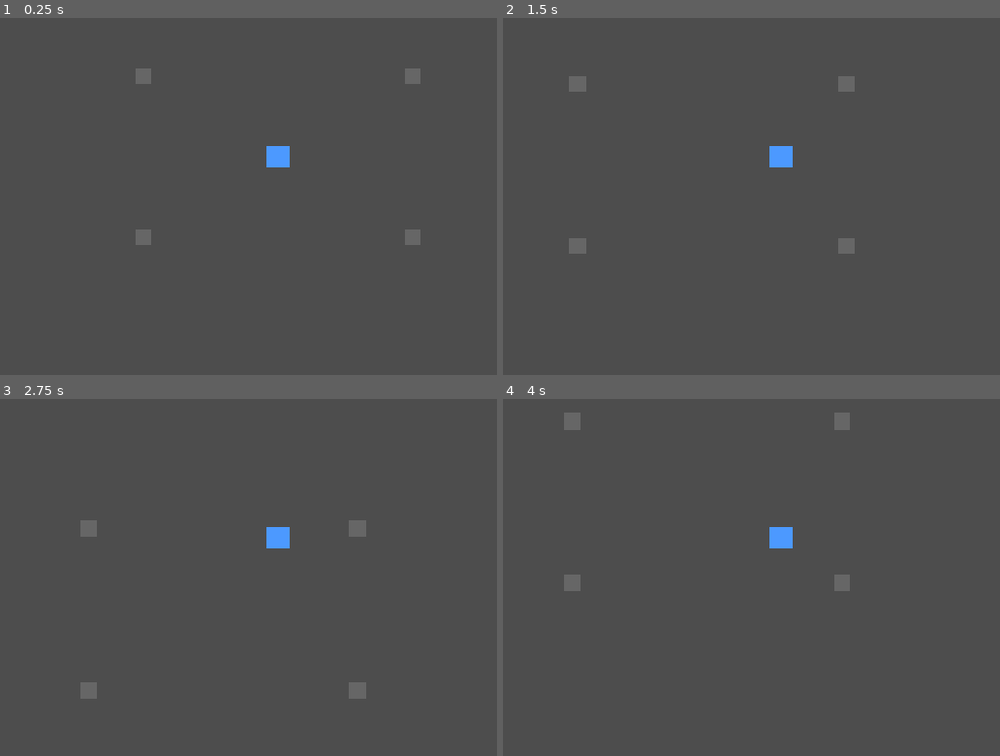
Above: before the commit, frames 1-4 (two rows, left to right).
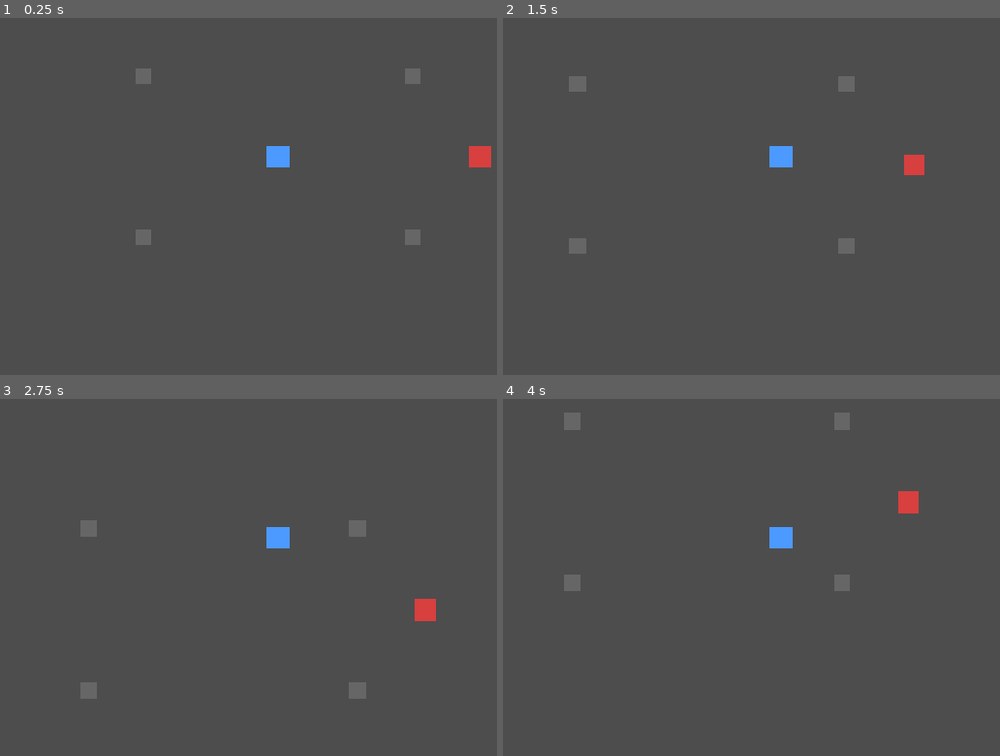
Above: after the commit, the same moments.

Repository: a07030601-sys/woodgame
Game: Godot game, scene res://scenes/main.tscn
Two runs of this game, one before a commit and one after it. Both use one fixed random seed, a clock stepped at 60 frames per second and the inputs below.
Inputs (mouse positions are in pixels of both pictures, inside the frame that each line leads up to):
- Up to frame 1 (0.25 s): no input
- Up to frame 2 (1.5 s): tap Enter at 0.5 s; move the mouse to (950, 135) at 0.52 s; press the mouse at (950, 135) at 0.53 s; move the mouse to (627, 178) at 1.27 s; release the mouse at (627, 178) at 1.28 s; click (627, 178) at 1.35 s
- Up to frame 3 (2.75 s): move the mouse to (357, 441) at 2.02 s; press the mouse at (357, 441) at 2.03 s
- Up to frame 4 (4 s): move the mouse to (741, 623) at 2.77 s; release the mouse at (741, 623) at 2.78 s; click (741, 623) at 2.85 s; move the mouse to (outside the picture) at 3.52 s; press the mouse at (outside the picture) at 3.53 s

The runs differ from the first frame. In frame 1, 0.3% of the frame differs, in the area x 94-99%, y 35-42%; in frame 2, 0.2%; in frame 3, 0.3%; in frame 4, 0.3%.

Commit message:
階段 1：點怪攻擊
Co-Authored-By: Claude Opus 5.5 <noreply@anthropic.com>

Diff:
--- a/project.godot
+++ b/project.godot
@@ -28,6 +28,10 @@
 ]
 }
 
+[layer_names]
+
+2d_physics/layer_2="enemies"
+
 [physics]
 
 3d/physics_engine="Jolt Physics"
--- a/scenes/main.tscn
+++ b/scenes/main.tscn
@@ -1,6 +1,7 @@
-[gd_scene load_steps=2 format=3]
+[gd_scene load_steps=3 format=3]
 
 [ext_resource type="PackedScene" path="res://scenes/player.tscn" id="1_player"]
+[ext_resource type="PackedScene" path="res://scenes/monster.tscn" id="2_monster"]
 
 [node name="Main" type="Node2D"]
 
@@ -27,3 +28,6 @@
 polygon = PackedVector2Array(-12, -12, 12, -12, 12, 12, -12, 12)
 
 [node name="Player" parent="." instance=ExtResource("1_player")]
+
+[node name="Monster" parent="." instance=ExtResource("2_monster")]
+position = Vector2(300, 0)
--- /dev/null
+++ b/scenes/monster.tscn
@@ -0,0 +1,18 @@
+[gd_scene load_steps=3 format=3]
+
+[ext_resource type="Script" path="res://scripts/monsters/monster.gd" id="1_monster"]
+
+[sub_resource type="RectangleShape2D" id="RectangleShape2D_monster"]
+size = Vector2(32, 32)
+
+[node name="Monster" type="CharacterBody2D" groups=["enemies"]]
+collision_layer = 2
+motion_mode = 1
+script = ExtResource("1_monster")
+
+[node name="Polygon2D" type="Polygon2D" parent="."]
+color = Color(0.85, 0.25, 0.25, 1)
+polygon = PackedVector2Array(-16, -16, 16, -16, 16, 16, -16, 16)
+
+[node name="CollisionShape2D" type="CollisionShape2D" parent="."]
+shape = SubResource("RectangleShape2D_monster")
--- a/scenes/player.tscn
+++ b/scenes/player.tscn
@@ -6,6 +6,7 @@
 radius = 14.0
 
 [node name="Player" type="CharacterBody2D"]
+collision_mask = 3
 motion_mode = 1
 script = ExtResource("1_player")
 
--- /dev/null
+++ b/scripts/monsters/monster.gd
@@ -0,0 +1,24 @@
+class_name Monster
+extends CharacterBody2D
+
+const FLASH_DURATION: float = 0.15
+
+var _base_color: Color = Color.WHITE
+var _flash_tween: Tween = null
+
+@onready var _polygon: Polygon2D = $Polygon2D
+
+
+func _ready() -> void:
+	_base_color = _polygon.color
+
+
+func take_damage(amount: int) -> void:
+	print("%s 受到 %d 點傷害" % [name, amount])
+
+	# 閃白後漸變回原本的顏色
+	if _flash_tween != null:
+		_flash_tween.kill()
+	_polygon.color = Color.WHITE
+	_flash_tween = create_tween()
+	_flash_tween.tween_property(_polygon, "color", _base_color, FLASH_DURATION)
--- a/scripts/player/player.gd
+++ b/scripts/player/player.gd
@@ -1,22 +1,44 @@
 extends CharacterBody2D
 
 @export var move_speed: float = 200.0
+# 與攻擊目標中心點的距離，需大於雙方碰撞體相加的大小才碰得到
+@export var attack_range: float = 48.0
+@export var attack_interval: float = 0.8
+@export var min_damage: int = 3
+@export var max_damage: int = 6
 
 # 與目標的距離小於此值就視為抵達，避免在目標點來回抖動
 const ARRIVE_DISTANCE: float = 4.0
+# enemies 碰撞層（第 2 層）的位元值
+const ENEMIES_LAYER_MASK: int = 1 << 1
 
 var _target_position: Vector2 = Vector2.ZERO
 var _has_target: bool = false
 var _is_following_cursor: bool = false
+var _attack_target: Monster = null
+var _attack_cooldown: float = 0.0
 
 
 func _unhandled_input(event: InputEvent) -> void:
 	if event.is_action_pressed("move_click"):
-		_is_following_cursor = true
-		_set_target(get_global_mouse_position())
+		var click_position: Vector2 = get_global_mouse_position()
+		_attack_target = _find_enemy_at(click_position)
+		if _attack_target != null:
+			_is_following_cursor = false
+			_has_target = false
+		else:
+			_is_following_cursor = true
+			_set_target(click_position)
 
 
 func _physics_process(delta: float) -> void:
+	_attack_cooldown = maxf(_attack_cooldown - delta, 0.0)
+
+	if is_instance_valid(_attack_target):
+		_process_attack(delta)
+		return
+	_attack_target = null
+
 	if _is_following_cursor:
 		if Input.is_action_pressed("move_click"):
 			_set_target(get_global_mouse_position())
@@ -26,17 +48,44 @@
 	if not _has_target:
 		return
 
-	var to_target: Vector2 = _target_position - global_position
+	if _move_toward(_target_position, ARRIVE_DISTANCE, delta):
+		_has_target = false
+
+
+func _process_attack(delta: float) -> void:
+	if not _move_toward(_attack_target.global_position, attack_range, delta):
+		return
+	if _attack_cooldown > 0.0:
+		return
+	_attack_target.take_damage(randi_range(min_damage, max_damage))
+	_attack_cooldown = attack_interval
+
+
+# 朝 target 直線移動，進入 stop_distance 內就停下並回傳 true
+func _move_toward(target: Vector2, stop_distance: float, delta: float) -> bool:
+	var to_target: Vector2 = target - global_position
 	var distance: float = to_target.length()
-	if distance <= ARRIVE_DISTANCE:
-		_has_target = false
+	if distance <= stop_distance:
 		velocity = Vector2.ZERO
-		return
+		return true
 
-	# 最後一步限制速度，剛好停在目標點而不會衝過頭
-	var step_speed: float = minf(move_speed, distance / delta)
+	# 最後一步限制速度，剛好停在停止距離上而不會衝過頭
+	var step_speed: float = minf(move_speed, (distance - stop_distance) / delta)
 	velocity = to_target / distance * step_speed
 	move_and_slide()
+	return false
+
+
+func _find_enemy_at(point: Vector2) -> Monster:
+	var query: PhysicsPointQueryParameters2D = PhysicsPointQueryParameters2D.new()
+	query.position = point
+	query.collision_mask = ENEMIES_LAYER_MASK
+	var results: Array[Dictionary] = get_world_2d().direct_space_state.intersect_point(query)
+	for result: Dictionary in results:
+		var monster: Monster = result["collider"] as Monster
+		if monster != null and monster.is_in_group("enemies"):
+			return monster
+	return null
 
 
 func _set_target(target: Vector2) -> void:
Not shown, added: scripts/monsters/monster.gd.uid
Not shown, removed: scripts/monsters/.gitkeep
